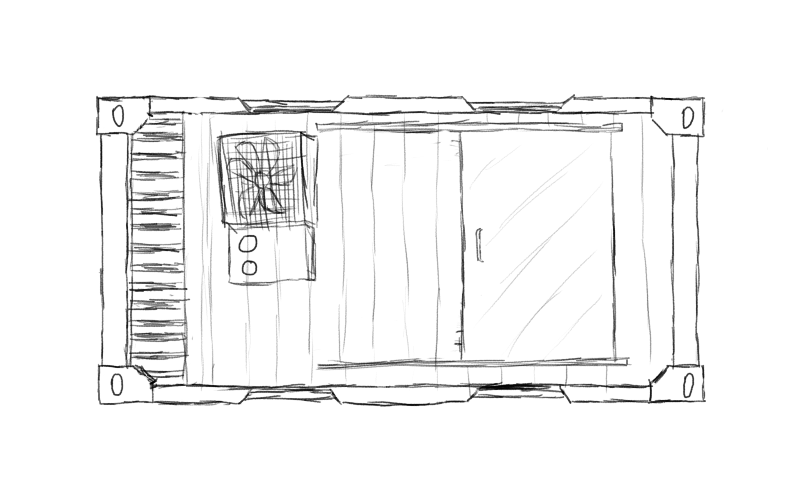
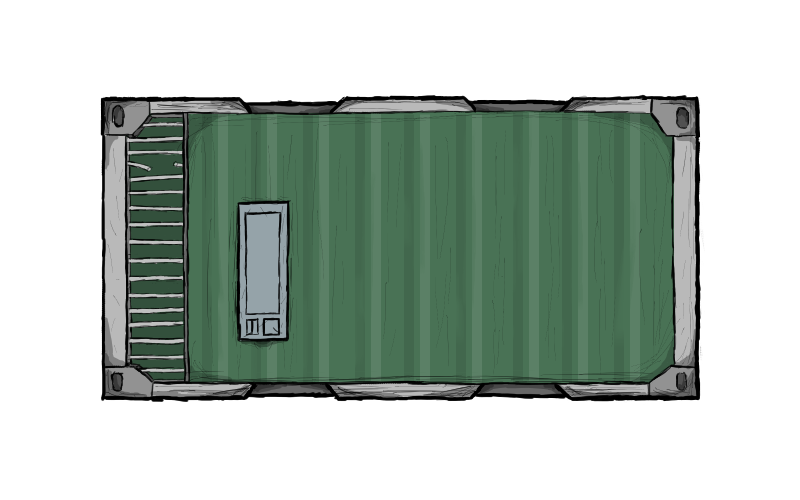
The second 800 × 500 image is a revision of the first. Changes to its layers:
added group "Display" with 6 layers above "Container" over (139, 128, 384, 407)
added group "Indicators" with 1 layers in group "Display" over (203, 179, 331, 371)
added layer "Ink" (1st of 4, in "Display" › "Indicators") in group "Indicators" over (203, 179, 331, 371)
added group "Meter" with 1 layers in group "Display" over (203, 179, 331, 371)
added layer "Ink" (2nd of 4, in "Display" › "Meter") in group "Meter" over (203, 179, 331, 371)
added layer "Ink" (3rd of 4, in "Display") in group "Display" over (139, 179, 331, 406)
added layer "Color" (1st of 2, in "Display") in group "Display" over (192, 128, 384, 384)
added group "Container" (1st of 2) with 9 layers above "Sketches" over (95, 94, 768, 407)
added layer "Ink" (4th of 4, in "Container") in group "Container" over (95, 94, 768, 407)
added layer "Corregation" in group "Container" over (95, 94, 768, 407)
added layer "Color" (2nd of 2, in "Container") in group "Container" over (95, 94, 768, 407)
added group "ColorVariants" with 5 layers in group "Container" over (95, 94, 768, 407)
added layer "Green" in group "ColorVariants" over (95, 94, 768, 407)
renamed "Layer 2" to "Cooler", moved it into group "Sketches", painted on it over (192, 128, 320, 320)
renamed "Layer 1" to "Container", moved it into group "Sketches", painted on it over (95, 94, 768, 407)
hid "Layer 3", painted on it over (95, 94, 768, 407)
